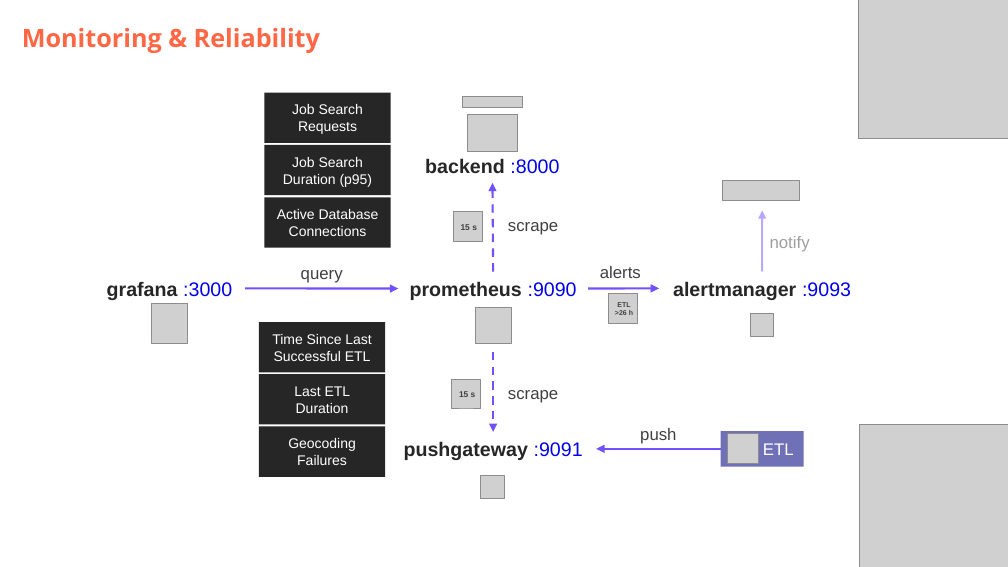
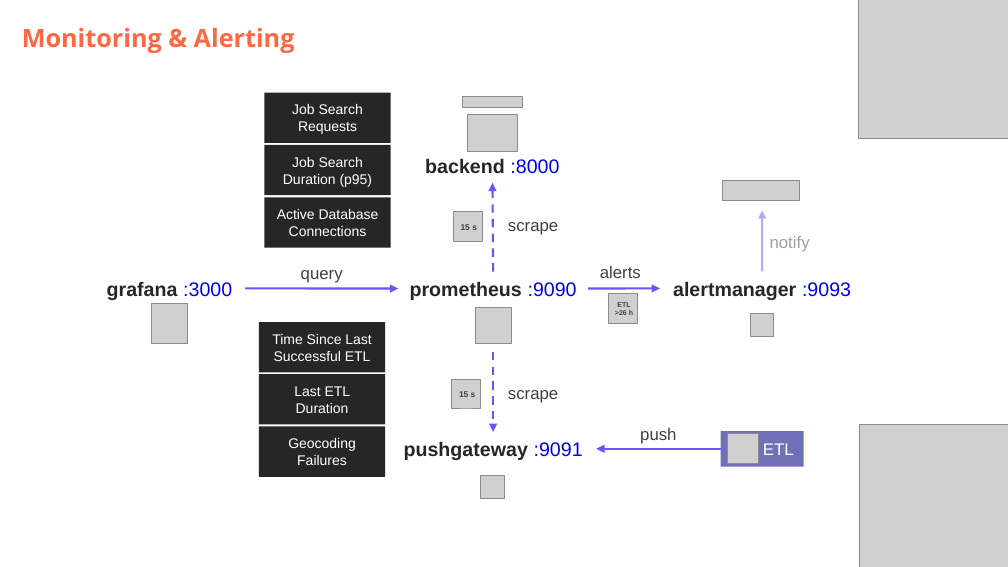
Before and after one commit to DataScientest-Studio/jun26bde-job-market, a slide deck: slide 11 of docs/defence/Defence.pptx (slide 15 before the commit). Drawn at 1008x567 pixels with LibreOffice and Linux fonts; fonts in the diff are those of the drawing; grey boxes stand for pictures; background and template pictures are left out. Boxes give left, top, right and bottom in pixels: in the first picture for what was removed or moved away, otherwise in the second. Text is boxed around its words. In the diff, an @@ line names an element or a change of style, - is before the commit and + after.

```diff
--- a/docs/defence/Defence.pptx
+++ b/docs/defence/Defence.pptx
@@ subtitle at [22,28,295,53]: text changed @@
-Monitoring & Reliability
+Monitoring & Alerting
```
Also in this commit, not shown: 8 other slides changed, 2 slides added, 6 slides removed, 7 other files.
